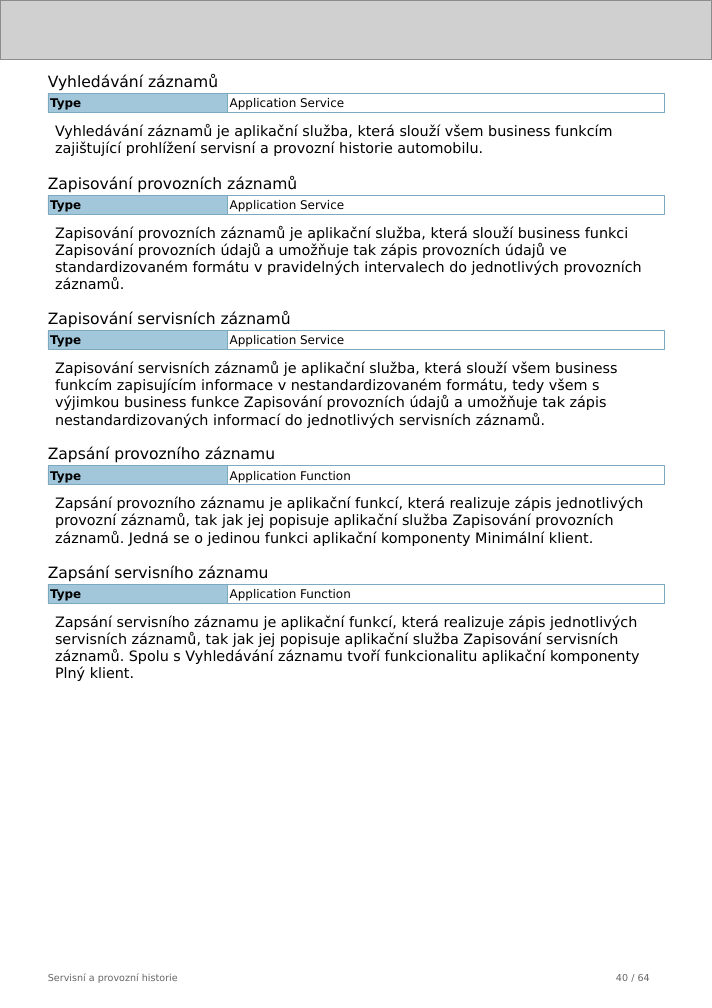
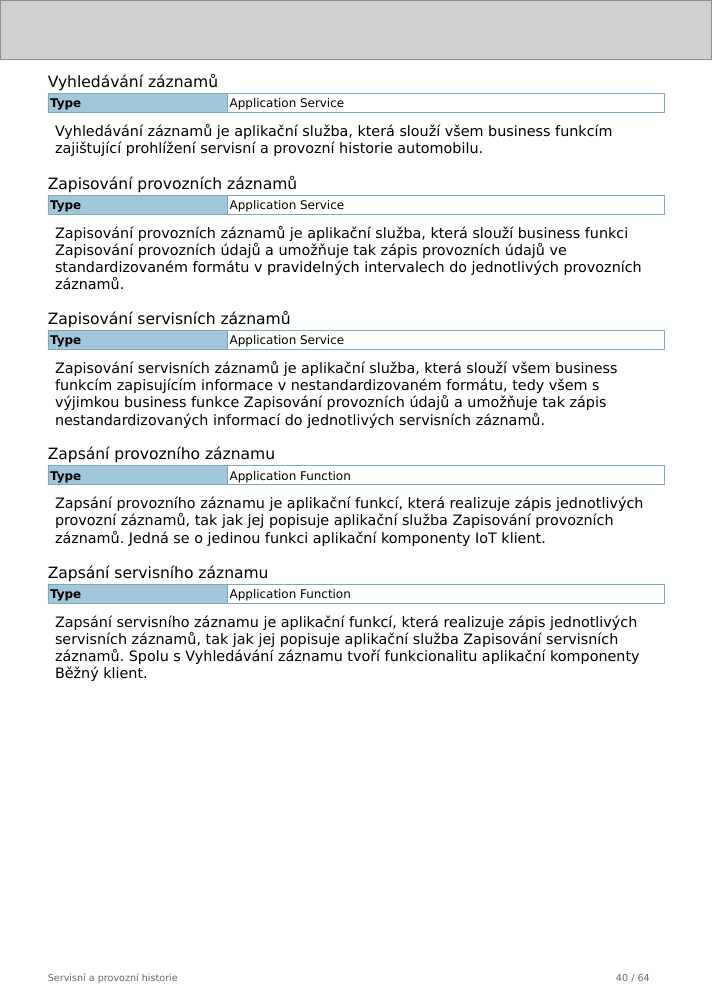
Before and after one commit to friedmannmartin/servisni_a_provozni_historie, a slide deck: slide 40 of report/jasper/servisni_a_provozni_historie.pptx. Drawn at 712x1008 pixels with LibreOffice and Linux fonts; fonts in the diff are those of the drawing; grey boxes stand for pictures. Boxes give left, top, right and bottom in pixels: in the first picture for what was removed or moved away, otherwise in the second. Text is boxed around its words. In the diff, an @@ line names an element or a change of style, - is before the commit and + after.

```diff
--- a/report/jasper/servisni_a_provozni_historie.pptx
+++ b/report/jasper/servisni_a_provozni_historie.pptx
@@ text at [55, 496, 643, 546]: text changed @@
-Zapsání provozního záznamu je aplikační funkcí, která realizuje zápis jednotlivých provozní záznamů, tak jak jej popisuje aplikační služba Zapisování provozních záznamů. Jedná se o jedinou funkci aplikační komponenty Minimální klient.
+Zapsání provozního záznamu je aplikační funkcí, která realizuje zápis jednotlivých provozní záznamů, tak jak jej popisuje aplikační služba Zapisování provozních záznamů. Jedná se o jedinou funkci aplikační komponenty IoT klient.
@@ text at [55, 615, 639, 681]: text changed @@
-Zapsání servisního záznamu je aplikační funkcí, která realizuje zápis jednotlivých servisních záznamů, tak jak jej popisuje aplikační služba Zapisování servisních záznamů. Spolu s Vyhledávání záznamu tvoří funkcionalitu aplikační komponenty Plný klient.
+Zapsání servisního záznamu je aplikační funkcí, která realizuje zápis jednotlivých servisních záznamů, tak jak jej popisuje aplikační služba Zapisování servisních záznamů. Spolu s Vyhledávání záznamu tvoří funkcionalitu aplikační komponenty Běžný klient.
```
Also in this commit, not shown: 14 other slides changed, 9 other files.
